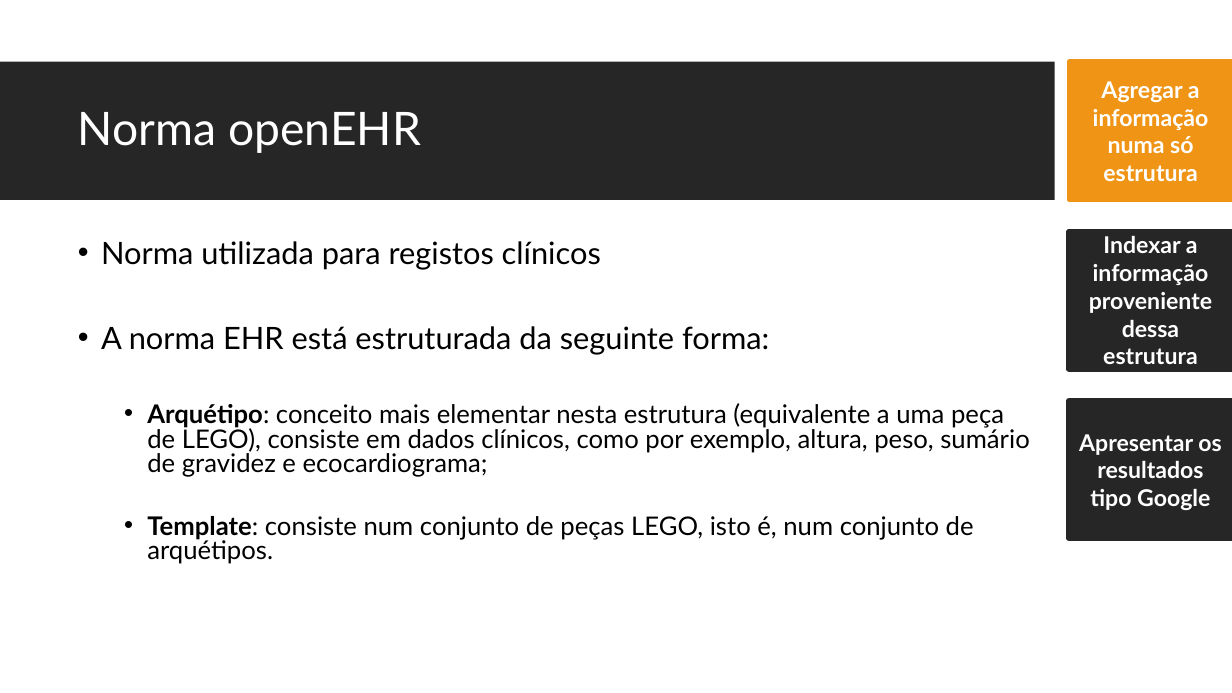
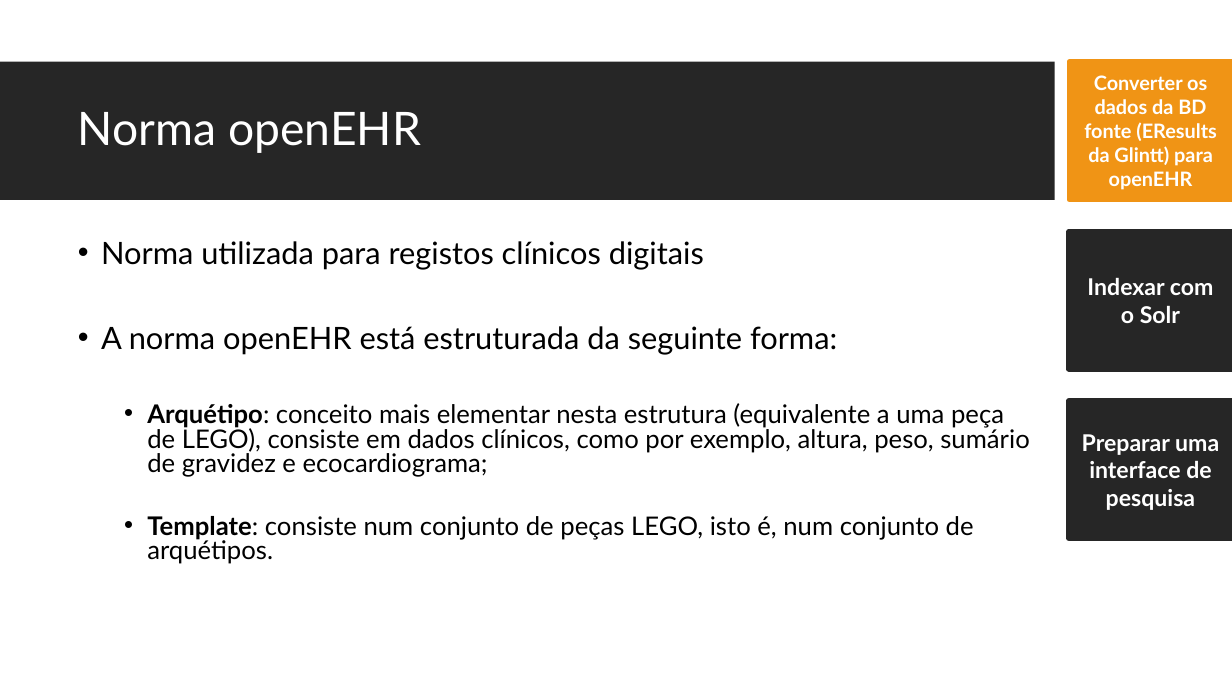
Before and after one commit to JDSBCC/Indexacao-de-Documentos-Clinicos, a slide deck: slide 10 of Dissertacao/4. Defesa da dissertação.pptx (slide 9 before the commit). Drawn at 1232x693 pixels with LibreOffice and Linux fonts; fonts in the diff are those of the drawing; background and template pictures are left out. Boxes give left, top, right and bottom in pixels: in the first picture for what was removed or moved away, otherwise in the second. Text is boxed around its words. In the diff, an @@ line names an element or a change of style, - is before the commit and + after.

```diff
--- a/Dissertacao/4. Defesa da dissertação.pptx
+++ b/Dissertacao/4. Defesa da dissertação.pptx
@@ text in rounded rectangle at [1084, 75, 1217, 190]: text changed; size 18 to 15.5 pt @@
-Agregar a informação numa só estrutura
+Converter os dados da BD fonte (EResults da Glintt) para openEHR
@@ text at [101, 241, 837, 355]: text changed @@
-• Norma utilizada para registos clínicos
-• A norma EHR está estruturada da seguinte forma:
+• Norma utilizada para registos clínicos digitais
+• A norma openEHR está estruturada da seguinte forma:
@@ text in rounded rectangle at [1087, 278, 1214, 323]: text changed @@
-Indexar a informação proveniente dessa estrutura
+Indexar com o Solr
@@ text in rounded rectangle at [1082, 434, 1219, 510]: text changed @@
-Apresentar os resultados tipo Google
+Preparar uma interface de pesquisa
```
Also in this commit, not shown: 11 other slides changed, 1 slide added, 2 slides removed, 58 other files.
